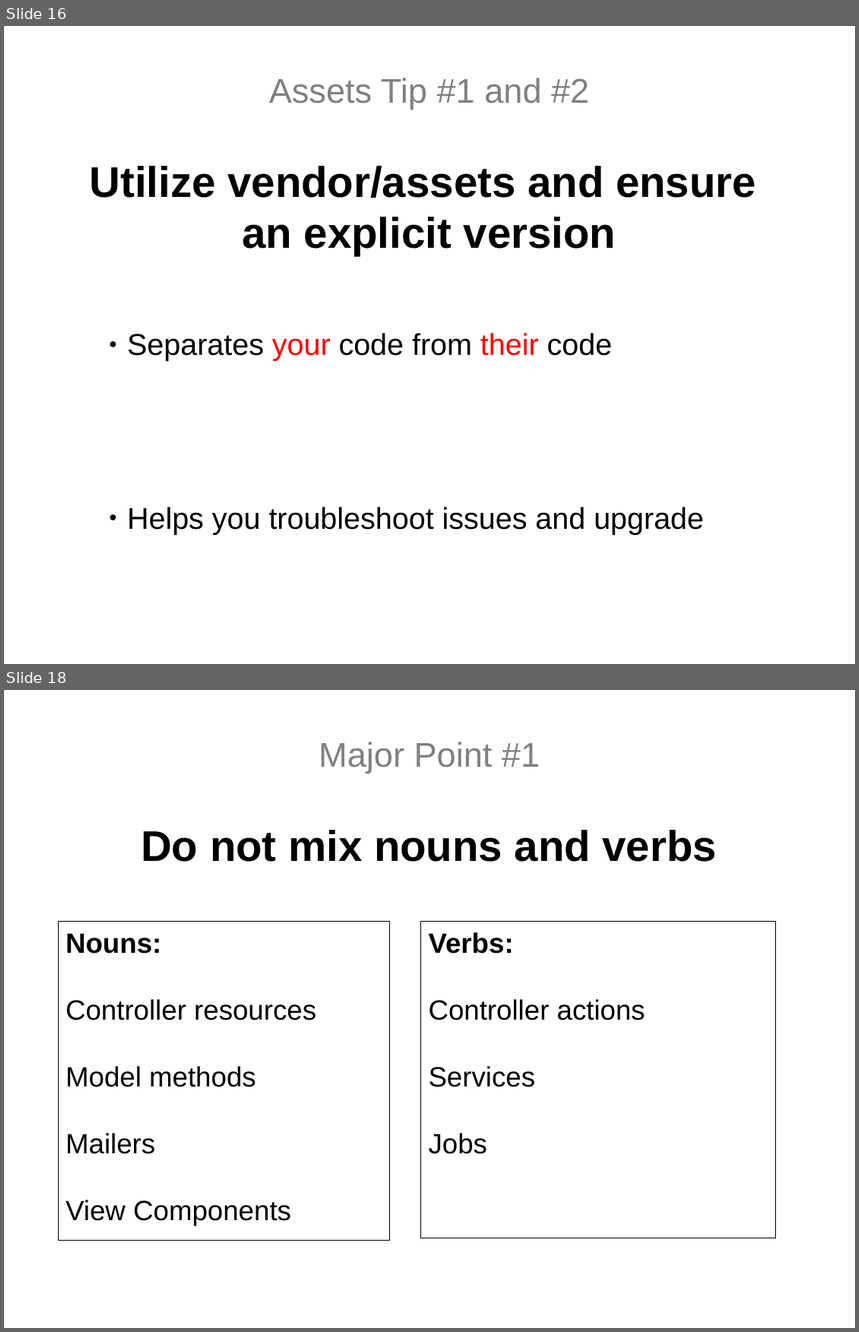
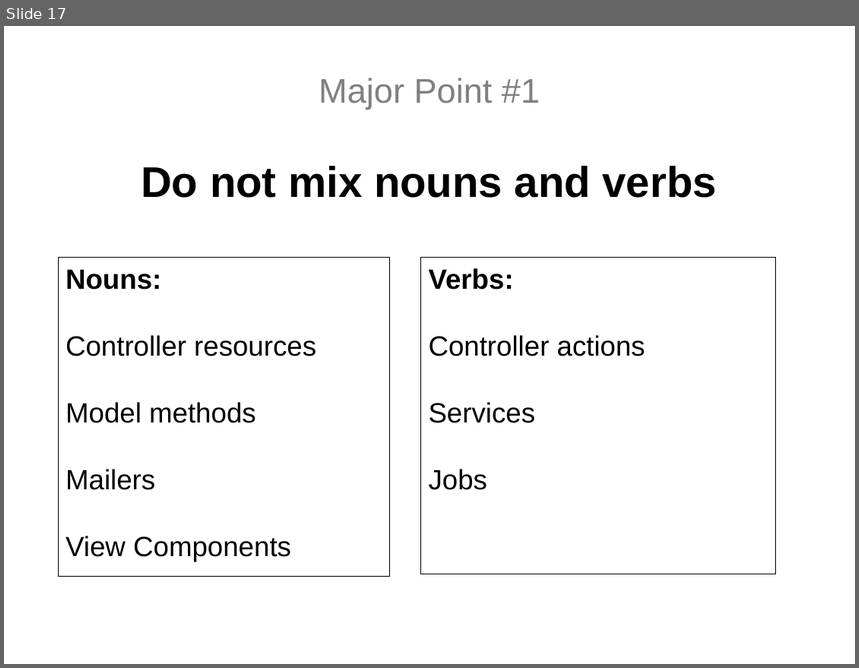
Before and after one commit to topdan/growing-your-rails-app, a slide deck: growing-your-rails-app.odp. Shown one above the other, each under a label of ours: slides 16 and 18 before the commit, slide 17 after it; the slides between them are not shown. The pictures are 859x1332 and 859x668 pixels, drawn with LibreOffice and Linux fonts; fonts in the diff are those of the drawing. Boxes give left, top, right and bottom in pixels: in the first picture for what was removed or moved away, otherwise in the second. Text is boxed around its words. In the diff, an @@ line names an element or a change of style, - is before the commit and + after.

```diff
--- a/growing-your-rails-app.odp
+++ b/growing-your-rails-app.odp
@@ slide 16 removed at <box>4,26,855,664</box>, background #FFFFFF @@
@@ title removed at <box>269,78,589,110</box> @@
-Assets Tip #1 and #2
@@ text removed at <box>90,166,756,535</box> @@
-Utilize vendor/assets and ensure
-an explicit version
-● Separates your code from their code
-● Helps you troubleshoot issues and upgrade
@@ what was slide 18 is now slide 17 @@
```
Also in this commit, not shown: 7 slides changed, 5 other files.
